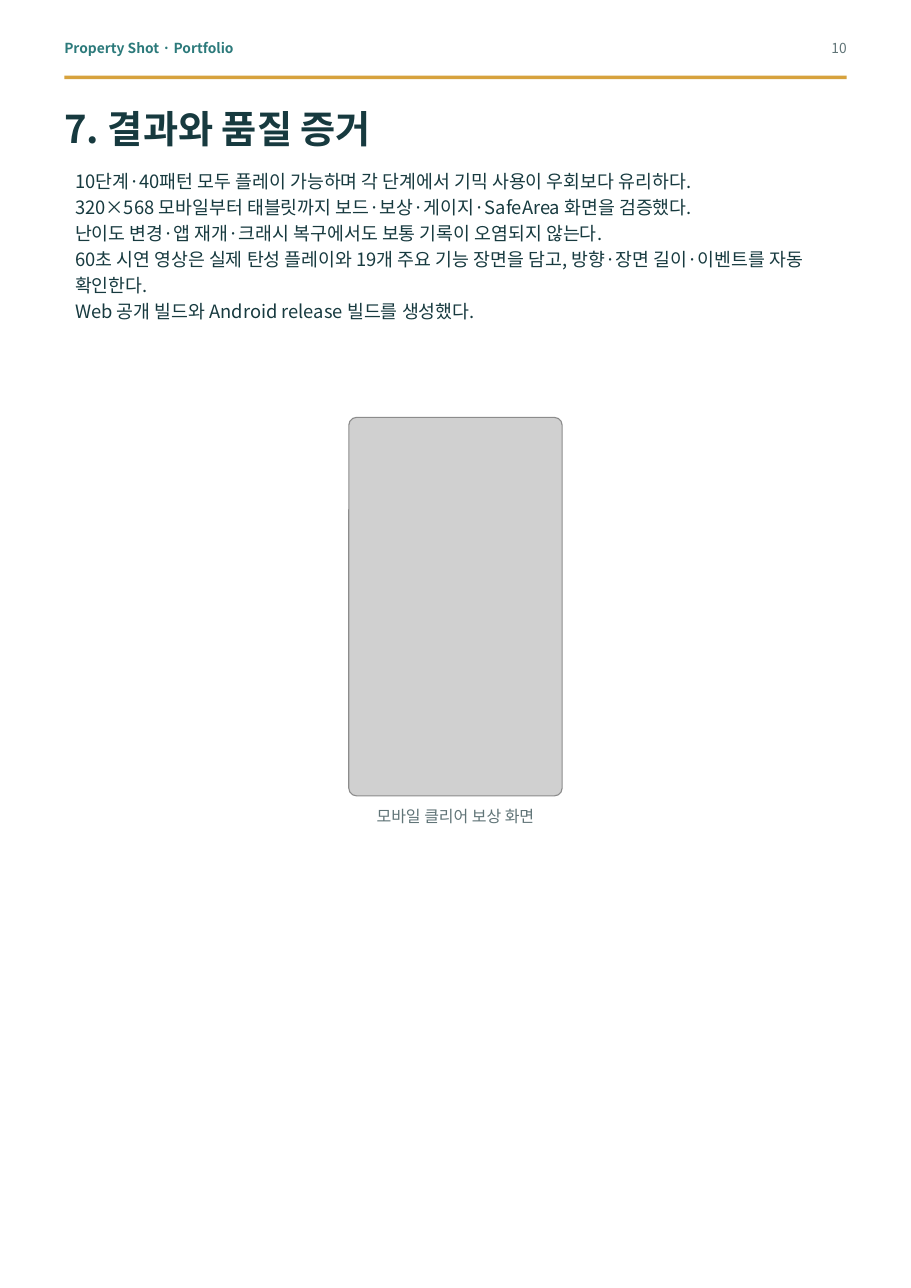
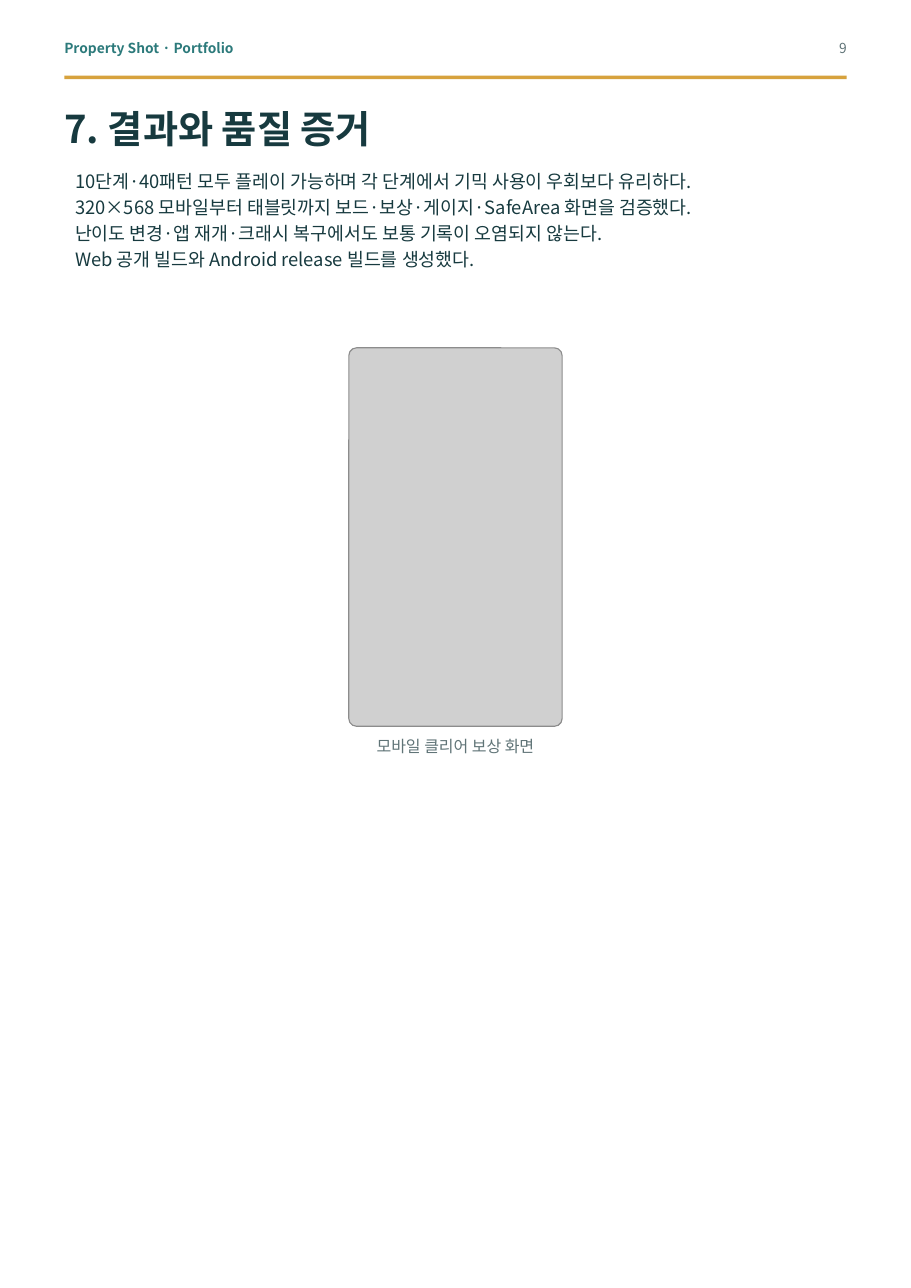
Before and after one commit to good5229/Property_shot, a slide deck: slide 9 of report/dist/property_shot_portfolio.pptx (slide 10 before the commit). Drawn at 911x1288 pixels with LibreOffice and Linux fonts; fonts in the diff are those of the drawing; grey boxes stand for pictures. Boxes give left, top, right and bottom in pixels: in the first picture for what was removed or moved away, otherwise in the second. Text is boxed around its words. In the diff, an @@ line names an element or a change of style, - is before the commit and + after.

```diff
--- a/report/dist/property_shot_portfolio.pptx
+++ b/report/dist/property_shot_portfolio.pptx
@@ text at [839, 43, 847, 53]: text changed @@
-10
+9
@@ text at [75, 250, 803, 294]: paragraph removed @@
-60초 시연 영상은 실제 탄성 플레이와 19개 주요 기능 장면을 담고, 방향·장면 길이·이벤트를 자동 확인한다.
@@ picture: place and size @@
-picture at [349, 417, 563, 796]
+picture at [349, 348, 563, 727]
@@ text "모바일 클리어 보상 화면": place and size @@
-text "모바일 클리어 보상 화면" at [377, 808, 534, 824]
+text "모바일 클리어 보상 화면" at [377, 738, 534, 754]
```
Also in this commit, not shown: 9 other slides changed, 2 slides removed, 12 other files.
